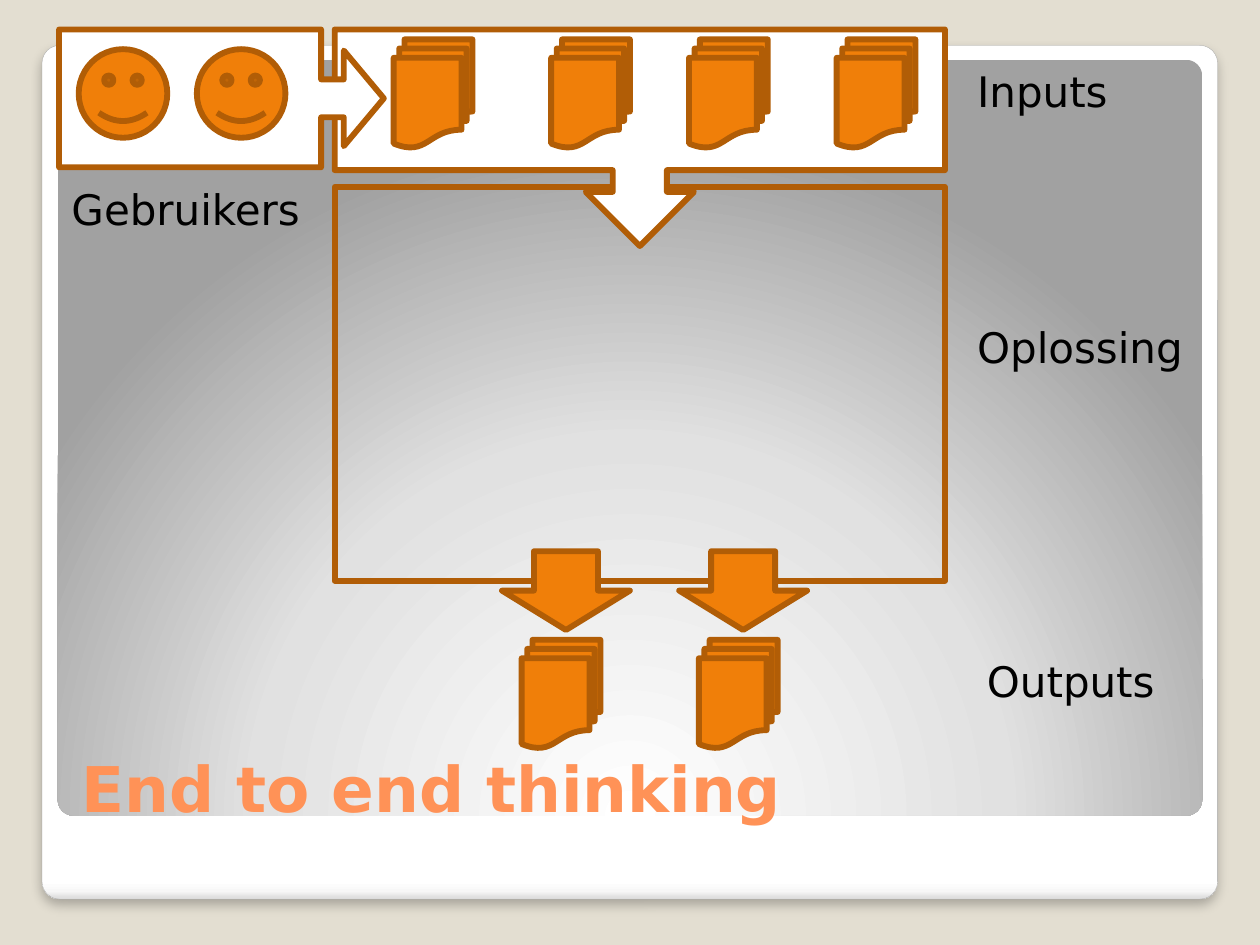
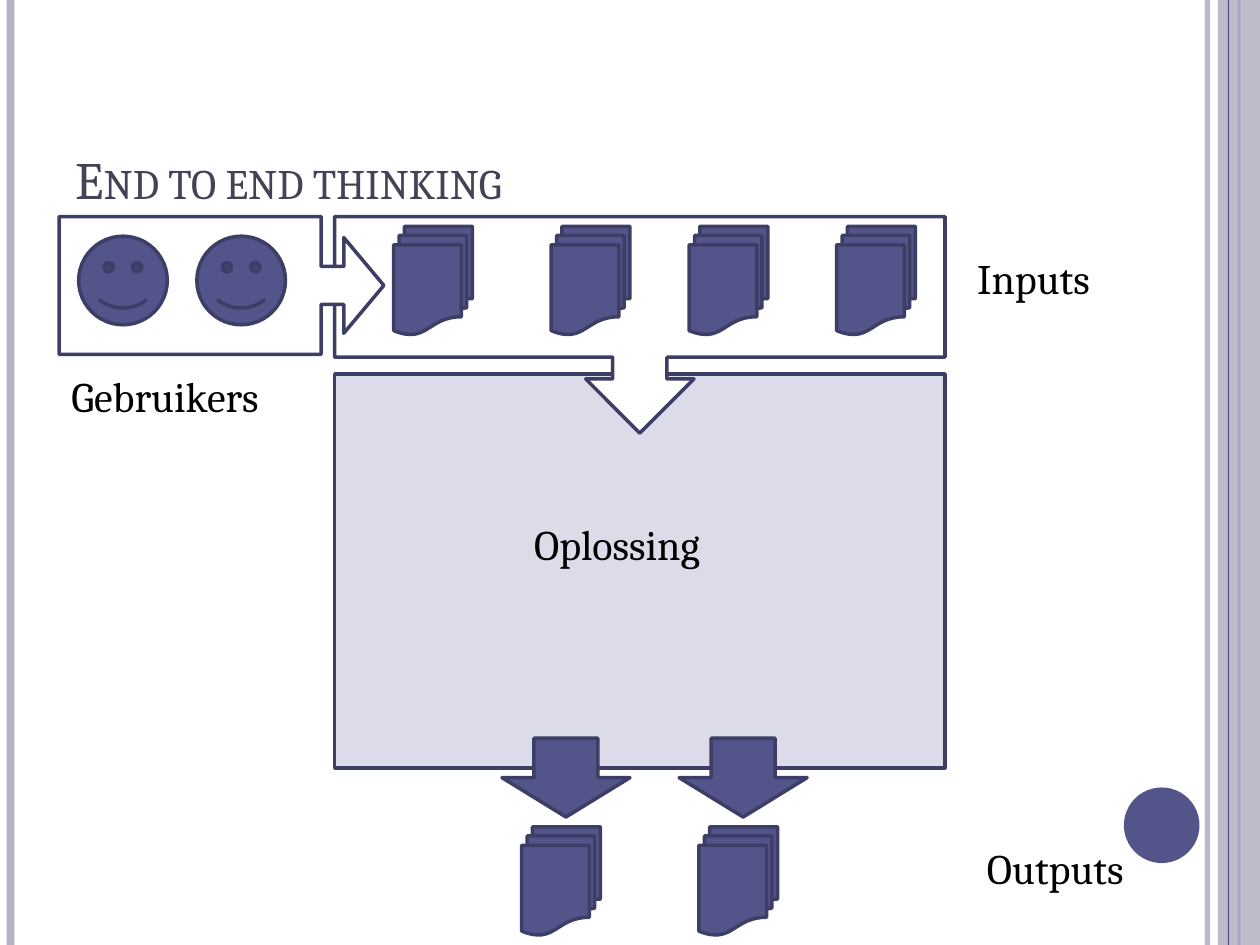
Before and after one commit to michelgrootjans/dkvlessonslearned, a slide deck: slide 19 of slides/Management Session/Lessons Learned.pptx (slide 10 before the commit). Drawn at 1260x945 pixels with LibreOffice and Linux fonts; fonts in the diff are those of the drawing. Boxes give left, top, right and bottom in pixels: in the first picture for what was removed or moved away, otherwise in the second. Text is boxed around its words. In the diff, an @@ line names an element or a change of style, - is before the commit and + after.

```diff
--- a/slides/Management Session/Lessons Learned.pptx
+++ b/slides/Management Session/Lessons Learned.pptx
@@ background #E3DED1 to #FFFFFF @@
@@ line added from (10, 0) to (10, 945), #B3B4C4 4.5 pt @@
@@ line added from (1207, 0) to (1207, 945), #B3B4C4 3 pt @@
@@ rectangle added at bbox=[1218, 0, 1260, 945], fill #B3B4C4 at 87% opacity @@
@@ line added from (1228, 0) to (1228, 945), #53548A 0.75 pt @@
@@ line added from (1239, 0) to (1239, 945), #53548A 1.5 pt @@
@@ rounded rectangle removed at bbox=[42, 45, 1217, 900] @@
@@ rounded rectangle removed at bbox=[58, 59, 1202, 815] @@
@@ title "End to end thinking": place and size @@
-title "End to end thinking" at bbox=[82, 764, 781, 825]
+title "End to end thinking" at bbox=[168, 170, 502, 200]
@@ title "End to end thinking" at bbox=[168, 170, 502, 200]: size 36 to 30 pt, font DejaVu Sans to Cambria, text colour #FF9258 to #424456, bold off, small capitals on @@
@@ 4 flow chart multidocuments, 1 rectangle, 1 down arrow callout, 1 right arrow callout: place and size @@
-4 flow chart multidocuments, 1 rectangle, 1 down arrow callout, 1 right arrow callout at bbox=[59, 29, 945, 581]
+4 flow chart multidocuments, 1 rectangle, 1 down arrow callout, 1 right arrow callout at bbox=[59, 217, 945, 769]
@@ right arrow callout at bbox=[59, 217, 384, 354]: outline #B25E07 3.35 pt to #3D3E66 2 pt @@
@@ 3 texts, 2 down arrows, 2 flow chart multidocuments, 2 smiley faces: place and size @@
-3 texts, 2 down arrows, 2 flow chart multidocuments, 2 smiley faces at bbox=[71, 49, 1155, 748]
+3 texts, 2 down arrows, 2 flow chart multidocuments, 2 smiley faces at bbox=[71, 236, 1124, 935]
@@ down arrow callout at bbox=[335, 217, 945, 433]: outline #B25E07 3.35 pt to #3D3E66 2 pt @@
@@ fill #F07F09 to #53548A; outline #B25E07 3.35 pt to #3D3E66 2 pt in 10 elements at bbox=[501, 738, 630, 818], bbox=[522, 827, 601, 935], bbox=[699, 827, 779, 935], bbox=[679, 738, 808, 818], bbox=[78, 236, 166, 324], bbox=[197, 236, 285, 324], bbox=[393, 227, 472, 335], bbox=[551, 227, 630, 335], bbox=[689, 227, 769, 335], bbox=[837, 227, 916, 335] @@
@@ rectangle at bbox=[335, 374, 945, 769]: fill none to #DBDBE9; outline #B25E07 3.35 pt to #3D3E66 2 pt @@
@@ font DejaVu Sans to Cambria in 4 elements at bbox=[977, 266, 1090, 303], bbox=[987, 855, 1124, 893], bbox=[71, 383, 258, 413], bbox=[534, 530, 700, 570] @@
@@ text "Oplossing": place and size @@
-text "Oplossing" at bbox=[977, 331, 1183, 372]
+text "Oplossing" at bbox=[534, 530, 700, 570]
@@ ellipse added at bbox=[1124, 788, 1200, 863], fill #53548A @@
```
Also in this commit, not shown: 32 other slides changed, 18 slides added, 4 slides removed.
